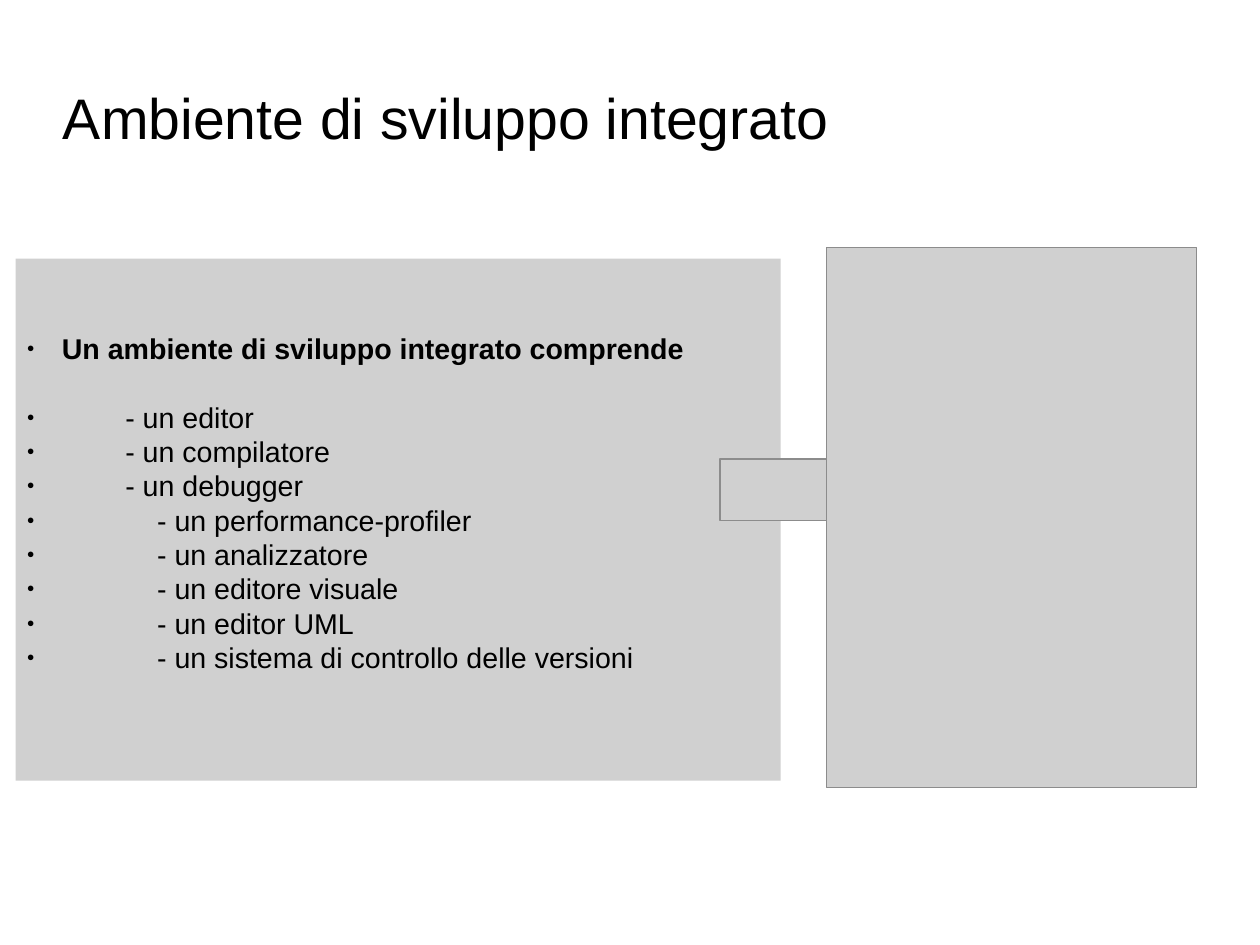
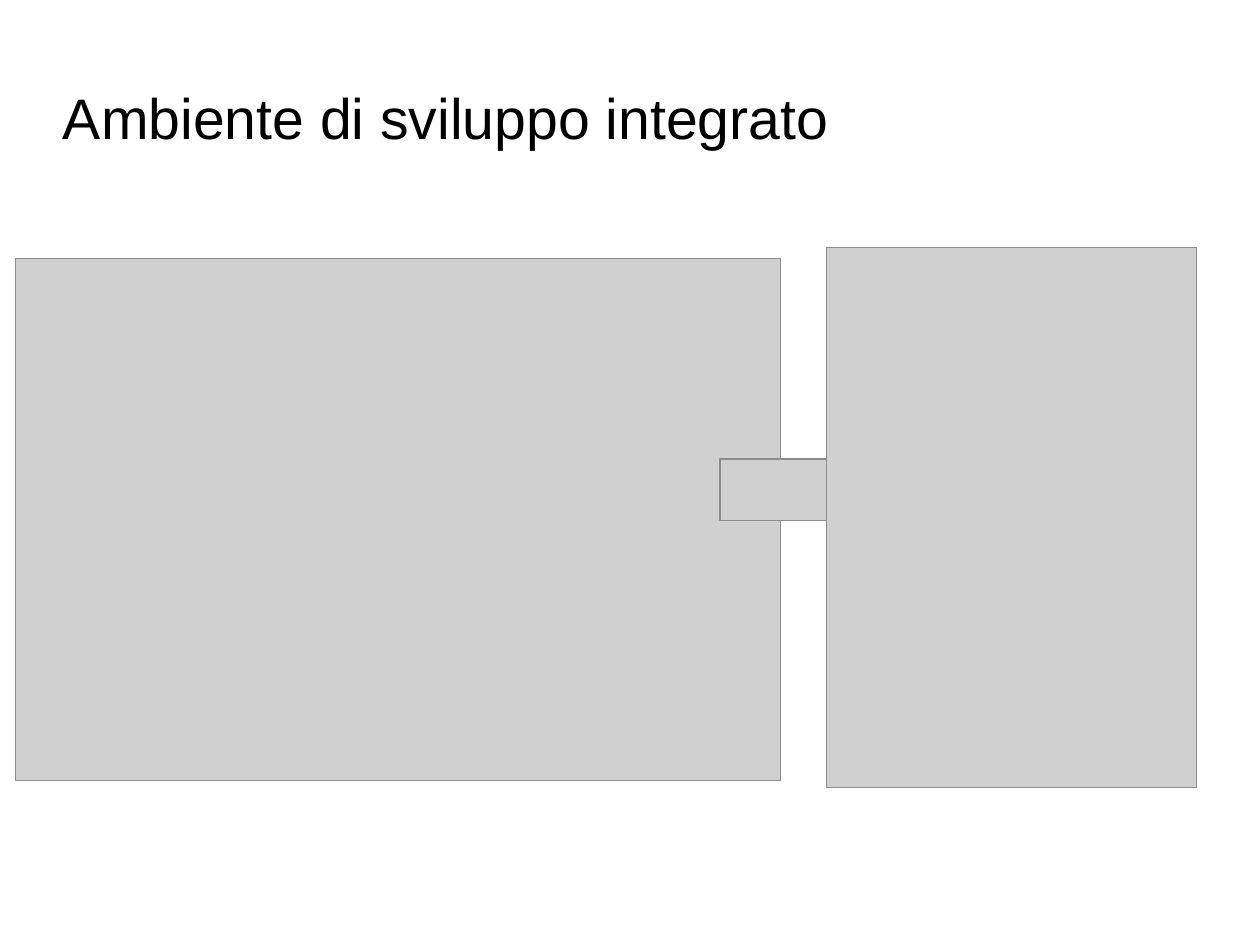
Before and after one commit to doceo/Eliot, a slide deck: slide 5 of Presentazione_Eliot 1.0.odp. Drawn at 1260x945 pixels with LibreOffice and Linux fonts; fonts in the diff are those of the drawing; grey boxes stand for pictures; background and template pictures are left out. Boxes give left, top, right and bottom in pixels: in the first picture for what was removed or moved away, otherwise in the second. Text is boxed around its words. In the diff, an @@ line names an element or a change of style, - is before the commit and + after.

```diff
--- a/Presentazione_Eliot 1.0.odp
+++ b/Presentazione_Eliot 1.0.odp
@@ text in picture at [62,338,684,669]: text removed @@
-● Un ambiente di sviluppo integrato comprende
-● - un editor
-● - un compilatore
-● - un debugger
-● - un performance-profiler
-● - un analizzatore
-● - un editore visuale
-● - un editor UML
-● - un sistema di controllo delle versioni
```
Also in this commit, not shown: 6 other slides changed, 1 slide added, 1 slide removed, 2 other files.
